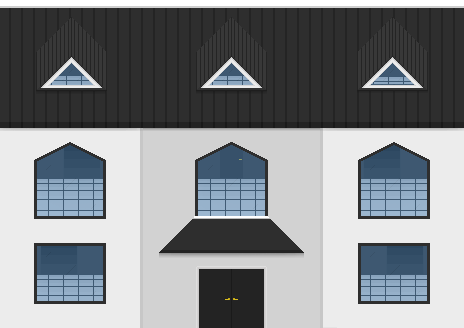
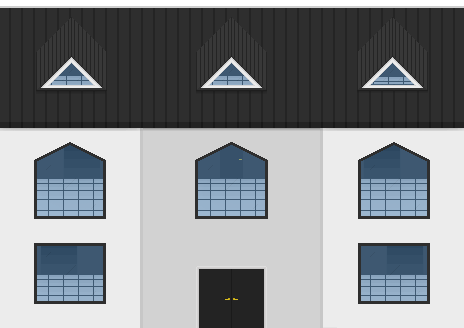
Layered file, before and after one edit (464 x 328). Changes by layer:
removed layer "Structure Roof" over [159, 216, 304, 253]
painted on "Structure" (4th of 4) over [159, 249, 304, 258]
